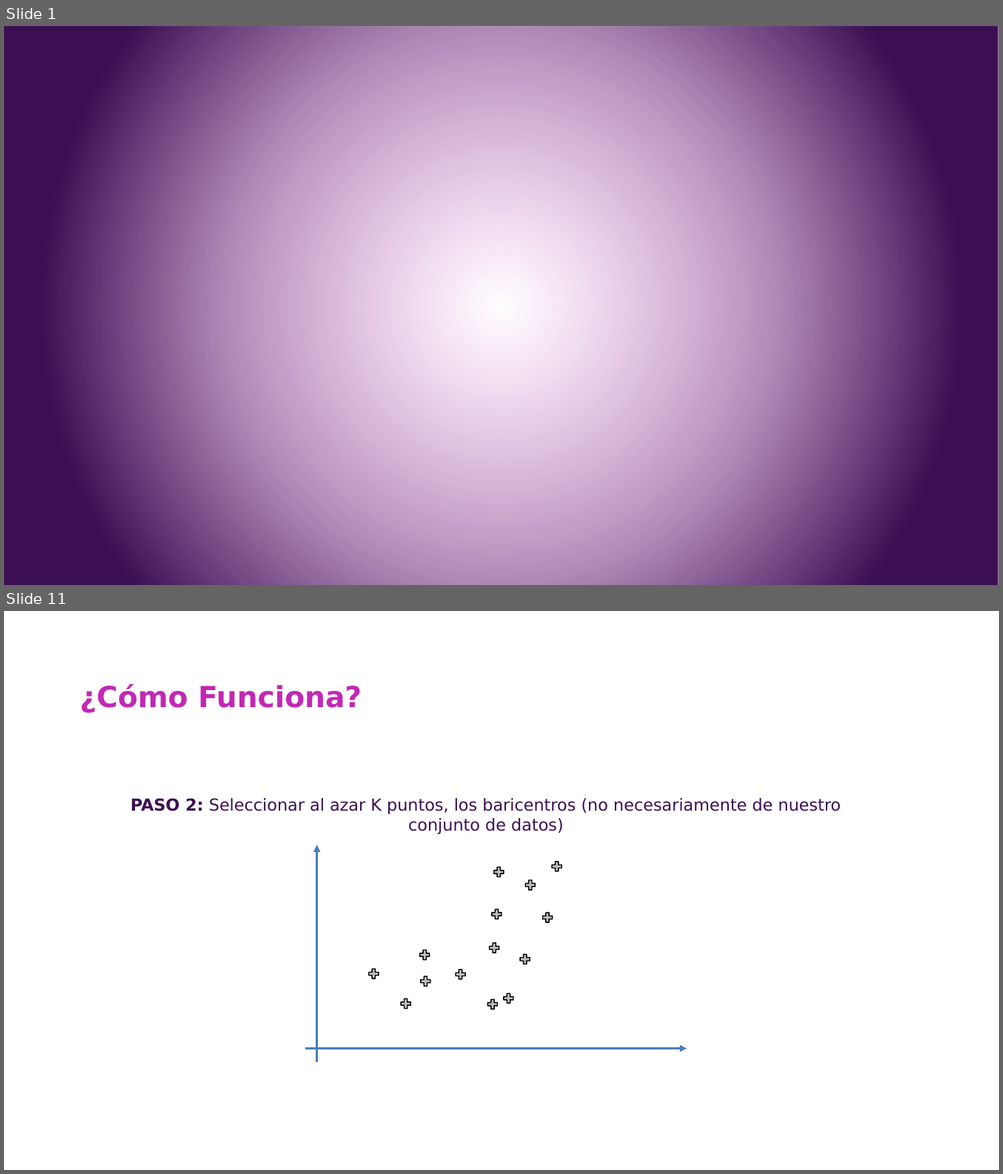
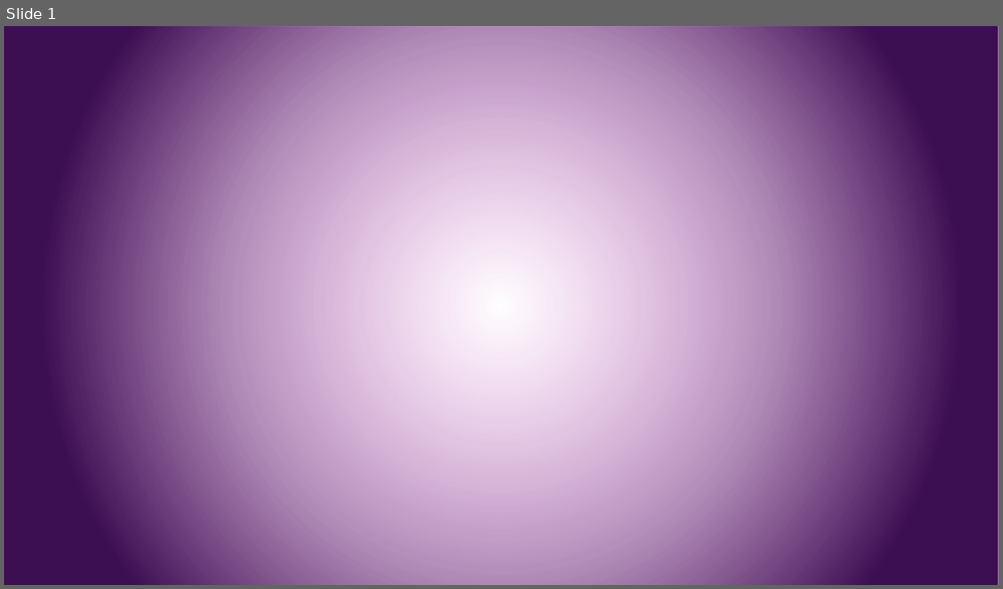
Before and after one commit to csameshiman/Axity_Curso_ML_2023, a slide deck: Diapositivas/Parte 05.Association Rule/Sección 05.2.Eclat/Eclat.pptx. Shown one above the other, each under a label of ours: slides 1 and 11 before the commit, slide 1 after it; the slides between them are not shown. The pictures are 1003x1174 and 1003x589 pixels, drawn with LibreOffice and Linux fonts; fonts in the diff are those of the drawing; background and template pictures are left out. Boxes give left, top, right and bottom in pixels: in the first picture for what was removed or moved away, otherwise in the second. Text is boxed around its words. In the diff, an @@ line names an element or a change of style, - is before the commit and + after.

```diff
--- a/Diapositivas/Parte 05.Association Rule/Sección 05.2.Eclat/Eclat.pptx
+++ b/Diapositivas/Parte 05.Association Rule/Sección 05.2.Eclat/Eclat.pptx
@@ slide 11 removed at <box>4,611,999,1170</box>, background picture (left out) @@
@@ title removed at <box>79,684,361,713</box> @@
-¿Cómo Funciona?
@@ text removed at <box>131,798,841,834</box> @@
-PASO 2: Seleccionar al azar K puntos, los baricentros (no necesariamente de nuestro conjunto de datos)
@@ arrow removed from (316, 1063) to (316, 846) @@
@@ freeform shape removed at <box>492,866,505,878</box> @@
@@ freeform shape removed at <box>551,860,563,873</box> @@
@@ freeform shape removed at <box>523,878,536,891</box> @@
@@ freeform shape removed at <box>490,908,503,921</box> @@
@@ freeform shape removed at <box>540,911,554,924</box> @@
@@ freeform shape removed at <box>488,942,501,954</box> @@
@@ freeform shape removed at <box>418,948,431,961</box> @@
@@ freeform shape removed at <box>518,953,531,965</box> @@
@@ freeform shape removed at <box>367,968,380,981</box> @@
@@ freeform shape removed at <box>419,976,432,988</box> @@
@@ freeform shape removed at <box>454,968,467,981</box> @@
@@ freeform shape removed at <box>399,998,412,1011</box> @@
@@ freeform shape removed at <box>486,998,499,1011</box> @@
@@ freeform shape removed at <box>502,993,515,1005</box> @@
@@ arrow removed from (304, 1049) to (687, 1049) @@
```
Also in this commit, not shown: 12 slides added, 46 other slides removed.
